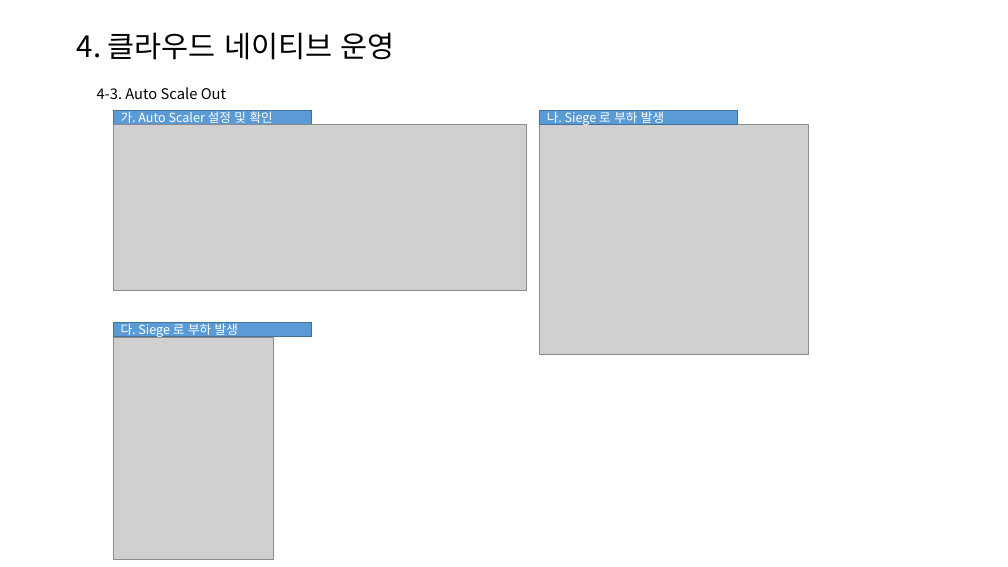
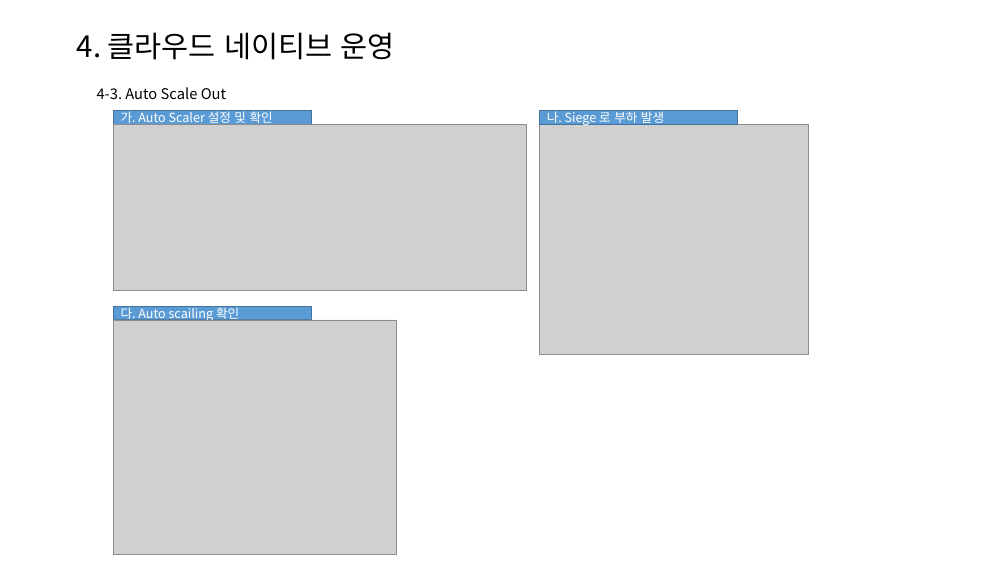
Before and after one commit to seokhwan-jeong2/cardapply, a slide deck: slide 8 of 클라우드 네이티브 (Cloud Native)_정석환.pptx. Drawn at 1008x567 pixels with LibreOffice and Linux fonts; fonts in the diff are those of the drawing; grey boxes stand for pictures. Boxes give left, top, right and bottom in pixels: in the first picture for what was removed or moved away, otherwise in the second. Text is boxed around its words. In the diff, an @@ line names an element or a change of style, - is before the commit and + after.

```diff
--- a/클라우드 네이티브 (Cloud Native)_정석환.pptx
+++ b/클라우드 네이티브 (Cloud Native)_정석환.pptx
@@ rectangle "다. Auto scailing 확인": place and size @@
-rectangle "다. Auto scailing 확인" at (113, 322, 312, 336)
+rectangle "다. Auto scailing 확인" at (113, 306, 312, 320)
@@ picture: place and size @@
-picture at (113, 338, 274, 560)
+picture at (113, 320, 396, 555)
@@ text in rectangle at (121, 304, 239, 321): text changed @@
-다. Siege 로 부하 발생
+다. Auto scailing 확인
```
Also in this commit, not shown: 1 slide added.
